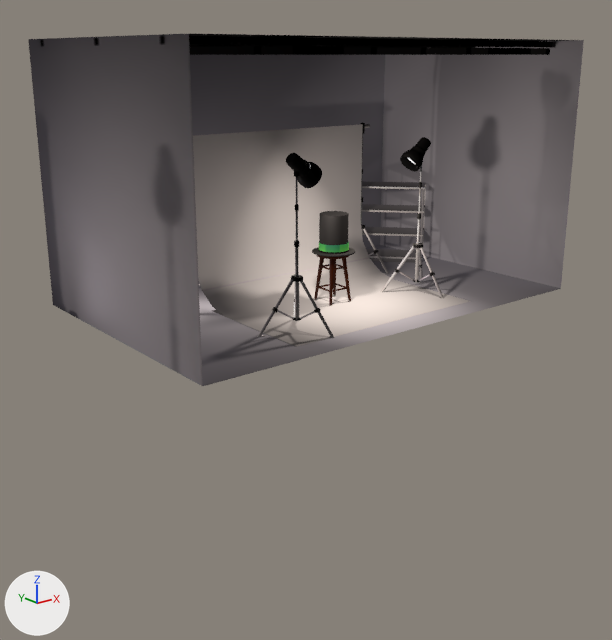
The glTF model public/hero.glb as it was, and as the next commit left it.
Both versions are drawn from a 50 mm camera at (-3.83, -4.67, 1.7) aimed at (-0.12, -0.04, -0.15). Lighting does not change. The marker at lower left points along +X, +Y and +Z. Vertices at the same position are counted once.

Objects in the first picture: 'Baked Potato'.
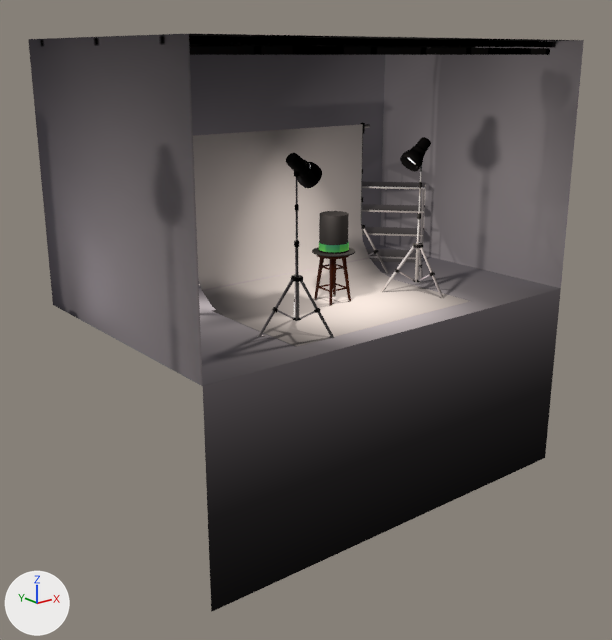
The newer file is also turned or shifted as a whole; pictures and numbers use the older file's frame.

Changed parts and their boxes [x1, y1, x2, y2] in the pictures (612 x 640 px):
```json
{"object": "Baked Potato", "change": "reshaped", "before": [28, 34, 584, 386], "after": [28, 34, 584, 612], "on screen": "64% taller"}
{"part": 1, "of": "me_plane_004", "change": "added", "after": [203, 289, 561, 612], "on screen": "black"}
```

Edits to the scene script, one JSON object a line:
```json
{"block": "me_plane_004", "where": "# used by ob_baked_potato; location = (0.0, 0.0, 0.0)"}
{"block": "me_plane_004", "where": "# verts and faces of me_plane_004; kept vertices keep their numbers, new ones are numbered from 2124"}
{"block": "me_plane_004", "where": "# before: 0 (-1.6, -1.0, 0.0) at pixel (202, 386), 1 (1.6, -1.0, 0.0) at pixel (560, 288)"}
{"op": "remove", "block": "me_plane_004", "code": "me_plane_004.from_pydata(...)  # 2124 vertices, 3190 faces; spans x -1.6..1.6, y -1.0..1.0, z 0.0..1.8"}
{"op": "add", "block": "me_plane_004", "code": "me_plane_004.from_pydata(...)  # 2126 vertices, 3192 faces; spans x -1.6..1.6, y -1.0..1.0, z -1.42..1.8"}
{"block": "me_plane_004", "change": "me_plane_004 part 1"}
{"op": "add", "block": "me_plane_004", "code": "verts[2124] = (-1.6, -1.0, -1.42)  # pixel (211, 611)"}
{"op": "add", "block": "me_plane_004", "code": "verts[2125] = (1.6, -1.0, -1.42)  # pixel (545, 457)"}
{"op": "add", "block": "me_plane_004", "code": "faces += [(0, 2124, 1), (1, 2124, 2125)]"}
```
